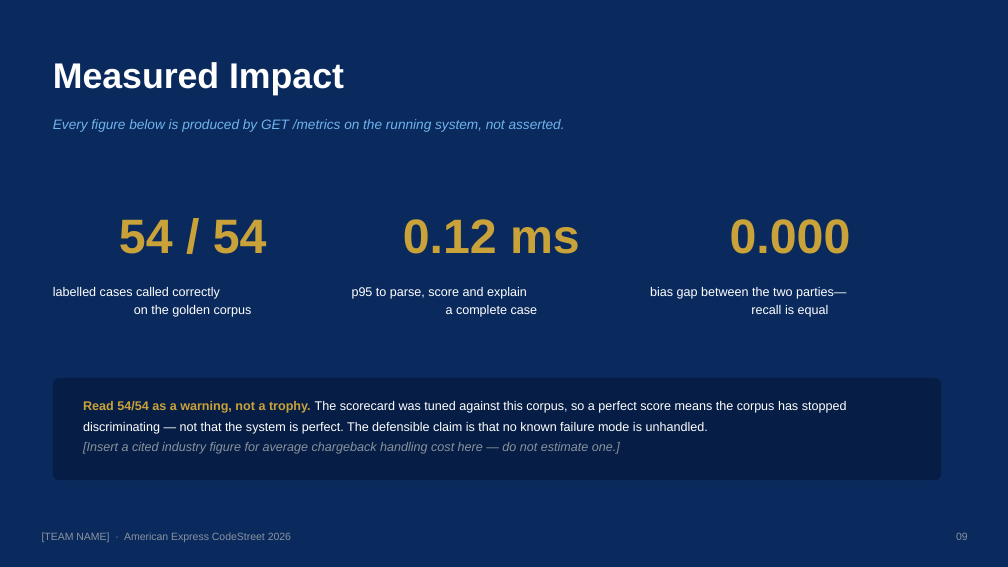
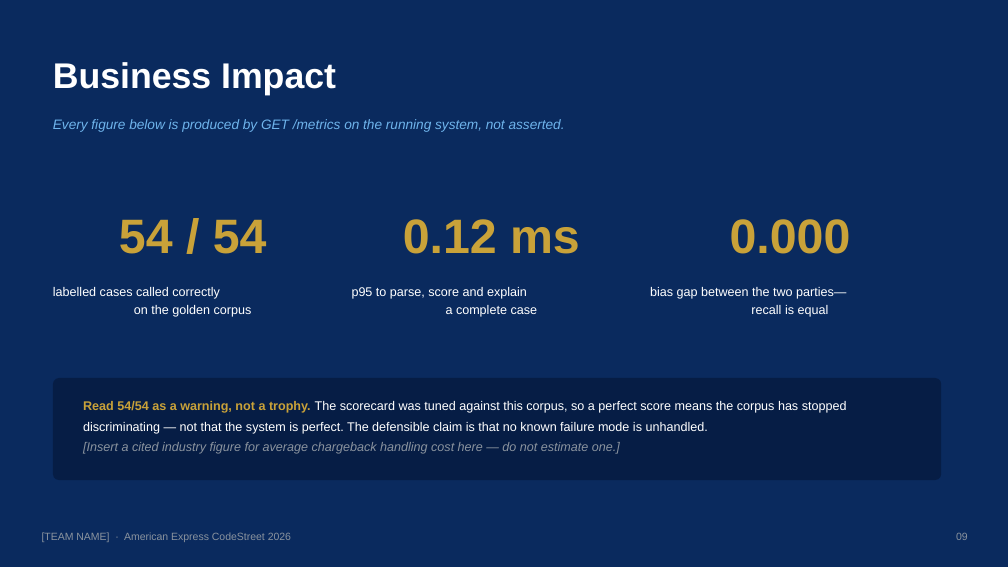
Before and after one commit to amira7289/codestreet-arbiter, a slide deck: slide 9 of deck/codestreet-arbiter-deck.pptx. Drawn at 1008x567 pixels with LibreOffice and Linux fonts; fonts in the diff are those of the drawing. Boxes give left, top, right and bottom in pixels: in the first picture for what was removed or moved away, otherwise in the second. Text is boxed around its words. In the diff, an @@ line names an element or a change of style, - is before the commit and + after.

Commit message:
Align the deck to the template's wording and add slide previews
Impact slide retitled "Business Impact" to match the shared template exactly.
The rest already followed its sequence: title, problem, solution, differentiators,
how it works, scope, impact, demo and roadmap, team, closing — with the two
added slides (transparency layers, fairness) sitting after "How It Works", which
is where they belong.

Also committed a PNG of every slide under deck/preview. qlmanage only previews
the first slide of a pptx, so each was rendered by writing a temporary
single-slide copy — worth the trouble, because "the shapes are inside the canvas"
and "the slide actually reads well" are different claims and only one of them can
be checked programmatically.

```diff
--- a/deck/codestreet-arbiter-deck.pptx
+++ b/deck/codestreet-arbiter-deck.pptx
@@ text at bbox=[53, 62, 336, 96]: text changed @@
-Measured Impact
+Business Impact
```
Also in this commit, not shown: 13 other files.
